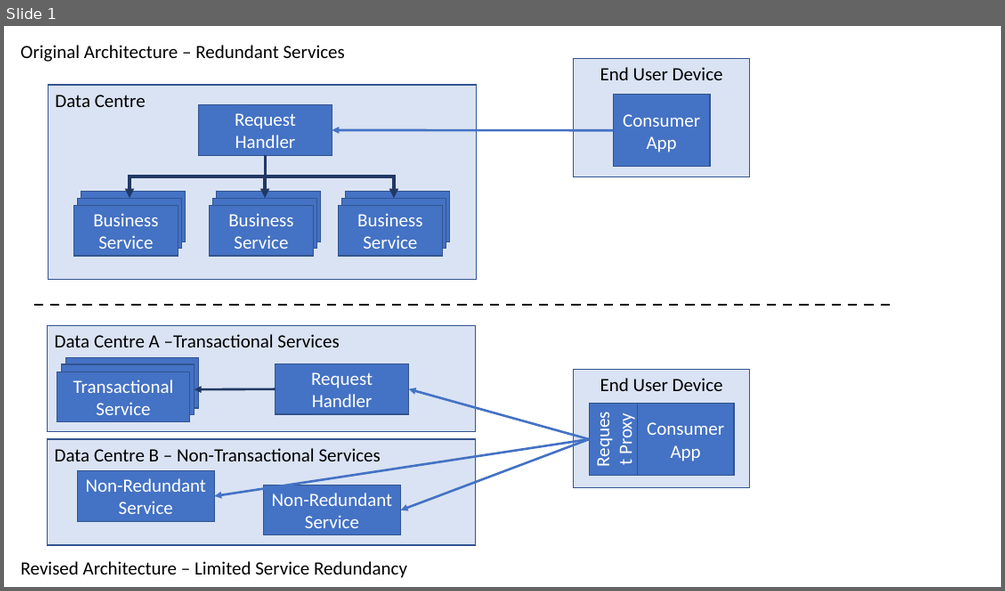
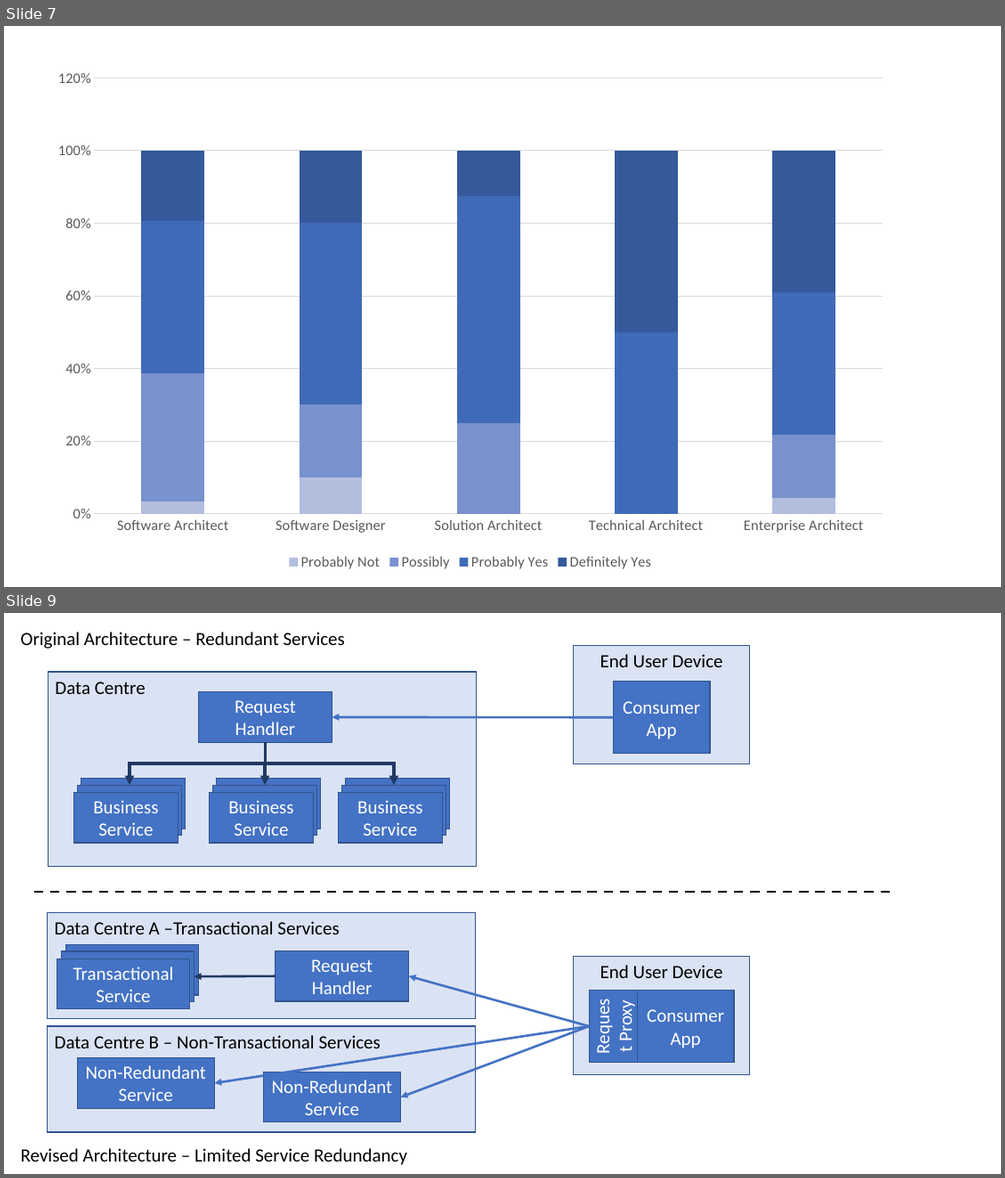
Before and after one commit to eoinwoods/phdthesis, a slide deck: Figures/Figure-Sources.pptx. Shown one above the other, each under a label of ours: slide 1 before the commit, slides 7 and 9 after it; the slides between them are not shown. The pictures are 1005x591 and 1005x1178 pixels, drawn with LibreOffice and Linux fonts; fonts in the diff are those of the drawing. Boxes give left, top, right and bottom in pixels: in the first picture for what was removed or moved away, otherwise in the second. Text is boxed around its words. In the diff, an @@ line names an element or a change of style, - is before the commit and + after.

Commit message:
Updates for PDF technical problems with fonts and graphics resolutio

```diff
--- a/Figures/Figure-Sources.pptx
+++ b/Figures/Figure-Sources.pptx
@@ slide 7 added at bbox=[4, 26, 1001, 587], background #FFFFFF @@
@@ column stacked chart added at bbox=[40, 59, 899, 574] @@
+categories: Software Architect, Software Designer, Solution Architect, Technical Architect, Enterprise Architect
+Probably Not: 0.03, 0.1, 0, 0, 0.04
+Possibly: 0.35, 0.2, 0.25, 0, 0.17
+Probably Yes: 0.42, 0.5, 0.62, 0.5, 0.39
+Definitely Yes: 0.19, 0.2, 0.12, 0.5, 0.39
@@ what was slide 1 is now slide 9 @@
```
Also in this commit, not shown: 7 other slides added, 10 other files.
